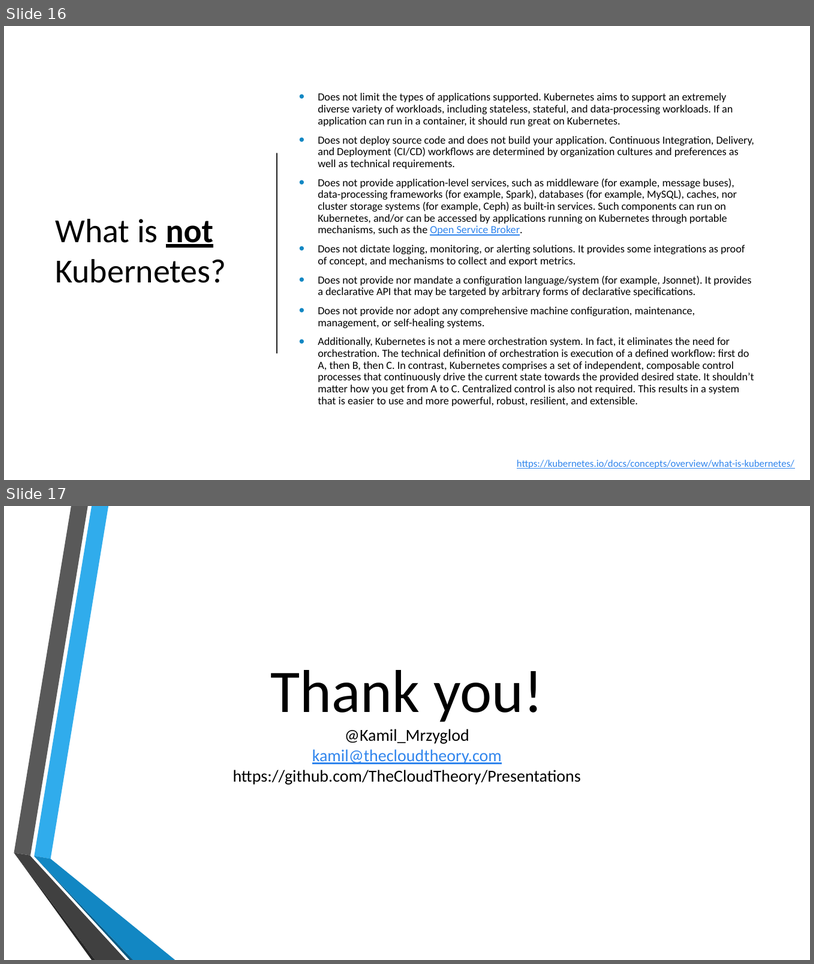
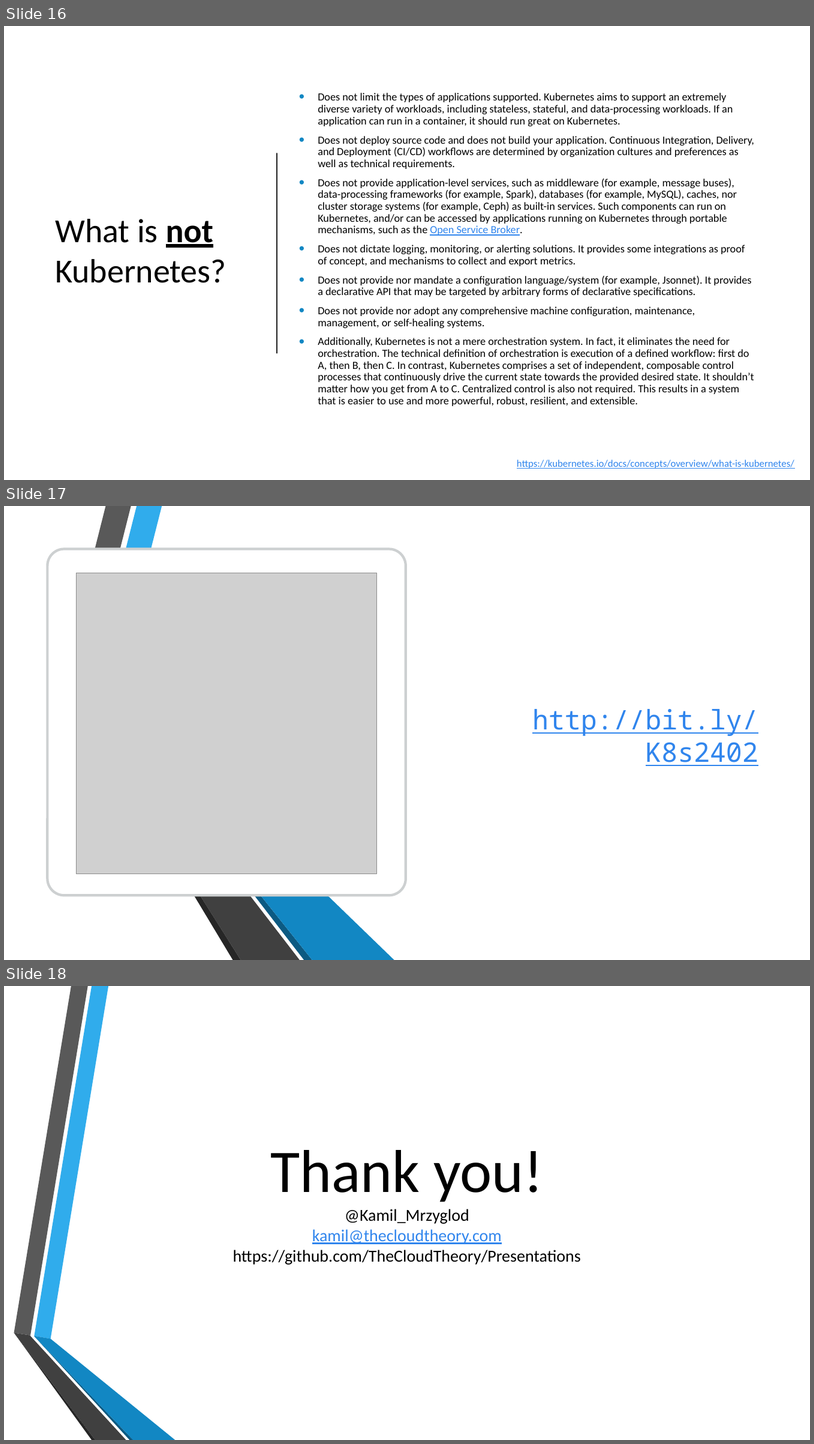
Before and after one commit to TheCloudTheory/Presentations, a slide deck: Azure Kubernetes Service.pptx. Shown one above the other, each under a label of ours: slides 16 and 17 before the commit, slides 16, 17 and 18 after it. The pictures are 814x964 and 814x1444 pixels, drawn with LibreOffice and Linux fonts; fonts in the diff are those of the drawing; grey boxes stand for pictures; background and template pictures are left out. Boxes give left, top, right and bottom in pixels: in the first picture for what was removed or moved away, otherwise in the second. Text is boxed around its words. In the diff, an @@ line names an element or a change of style, - is before the commit and + after.

```diff
--- a/Azure Kubernetes Service.pptx
+++ b/Azure Kubernetes Service.pptx
@@ slide 17 added at (x1=4, y1=506, x2=810, y2=960), background picture (left out); not listed: 6 template elements that a slide beside it also shows @@
@@ rectangle added at (x1=4, y1=506, x2=810, y2=960), fill #FFFFFF @@
@@ rounded rectangle added at (x1=48, y1=549, x2=406, y2=895), fill #FFFFFF, outline #979D9F 3 pt @@
@@ picture added at (x1=76, y1=573, x2=377, y2=874) @@
@@ group added at (x1=40, y1=506, x2=372, y2=960): 6 freeform shapes @@
@@ group added at (x1=63, y1=506, x2=395, y2=960): 6 freeform shapes @@
@@ title added at (x1=533, y1=709, x2=759, y2=766), 32 pt, text #3085ED, underline @@
+http://bit.ly/K8s2402
@@ what was slide 17 is now slide 18 @@
```
Also in this commit, not shown: 2 slides changed, 2 other files.
